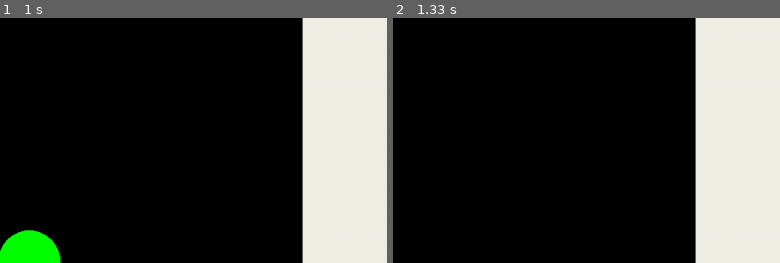
Above: before the commit, frames 1-2 (left to right).
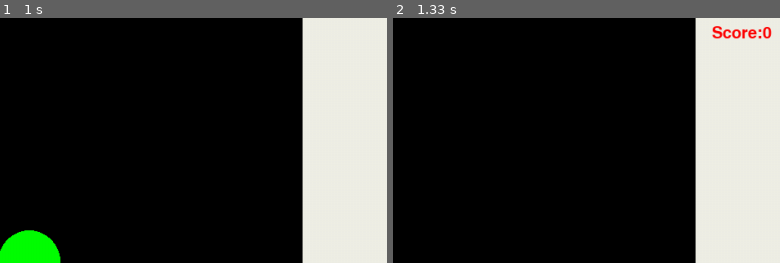
Above: after the commit, the same moments.

Repository: kupriyanovart/testing_pygame
Game: pygame game, started from catch_the_ball.py
The game is run twice, just before and just after one commit, with the same random seed, the same clock (stepped at 60 frames per second) and the same inputs.
Inputs:
- Up to frame 1 (1 s): no input
- Up to frame 2 (1.33 s): no input
The pictures show only the part of the screen within x 29-79%, y 2-52%; the shares and areas given below are measured in that part.

Frame 1 is identical in both runs. In frame 2, 0.5% of the frame differs, in the area x 82-98%, y 3-9%.

Commit message:
Добавил подсчет очков

Diff:
--- a/catch_the_ball.py
+++ b/catch_the_ball.py
@@ -4,8 +4,13 @@
 from random import randint
 pygame.init()
 
+# Размеры окна
+WINDOW_SIZE_X = 1100
+WINDOW_SIZE_Y = 600
+
 FPS = 1
-screen = pygame.display.set_mode((1100, 600))
+
+screen = pygame.display.set_mode((WINDOW_SIZE_X, WINDOW_SIZE_Y))
 
 # Размеры игрового поля
 FIELD_SIZE_X = 800
@@ -24,6 +29,7 @@
 BLACK = (0, 0, 0)
 COLORS = [RED, BLUE, YELLOW, GREEN, MAGENTA, CYAN]
 
+score = 0
 
 class Ball:
     """
@@ -50,12 +56,19 @@
         return self.r >= self._get_distance_between_click_and_ball_center(event)
 
 
+def show_score(score, screen):
+    pygame.font.init()
+    my_font = pygame.font.Font(None, 30)
+    text_image = my_font.render(f"Score:{score}", True, RED)
+    screen.blit(text_image, (FIELD_SIZE_X + 20, 20))
+
 
 clock = pygame.time.Clock()
 finished = False
 game_field = pygame.Rect(0, 0, FIELD_SIZE_X, FIELD_SIZE_Y)
+menu_filed = pygame.Rect(FIELD_SIZE_X, 0, WINDOW_SIZE_X, WINDOW_SIZE_Y)
 
-screen.fill(WHITE)
+screen.fill(WHITE, menu_filed)
 screen.fill(BLACK, game_field)
 
 pygame.display.update()
@@ -71,12 +84,15 @@
         elif event.type == pygame.MOUSEBUTTONDOWN:
             if ball.clicked(event):
                 print('YOU GOT IT!!')
+                score += 10
             else:
                 print('MISS!!')
 
     screen.fill(BLACK, game_field)
+    screen.fill(WHITE, menu_filed)
     ball = Ball()
     ball.draw(screen=screen)
+    show_score(score, screen)
     pygame.display.update()
 
 pygame.quit()
